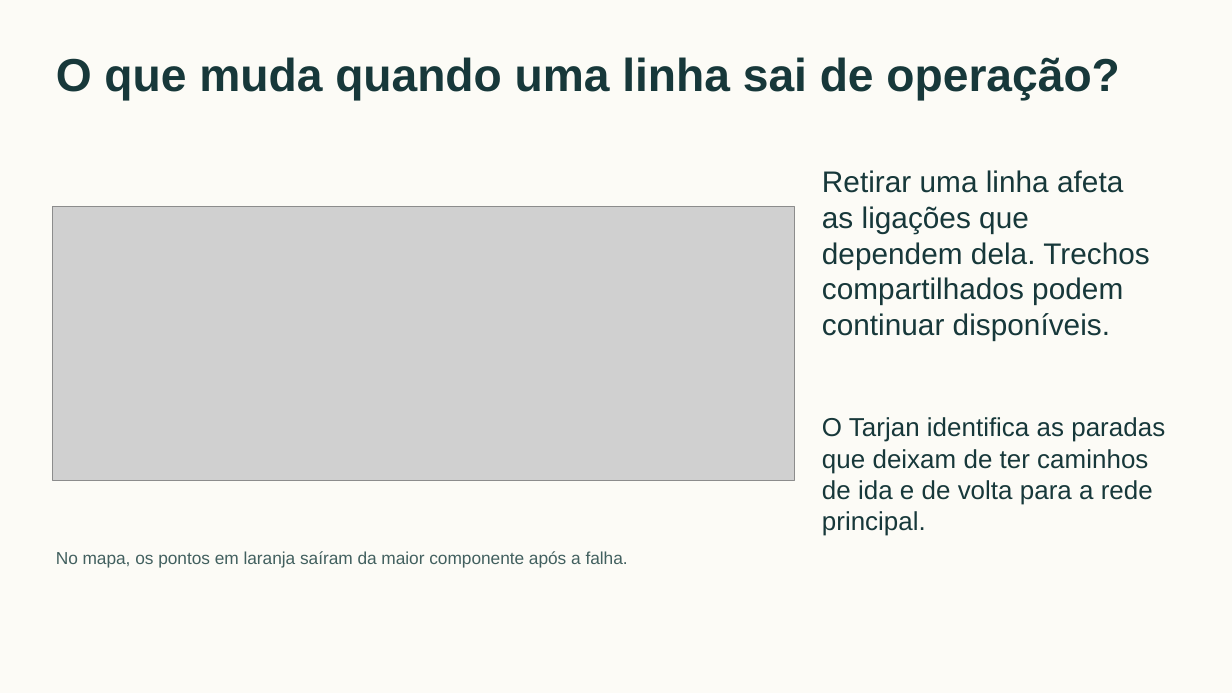
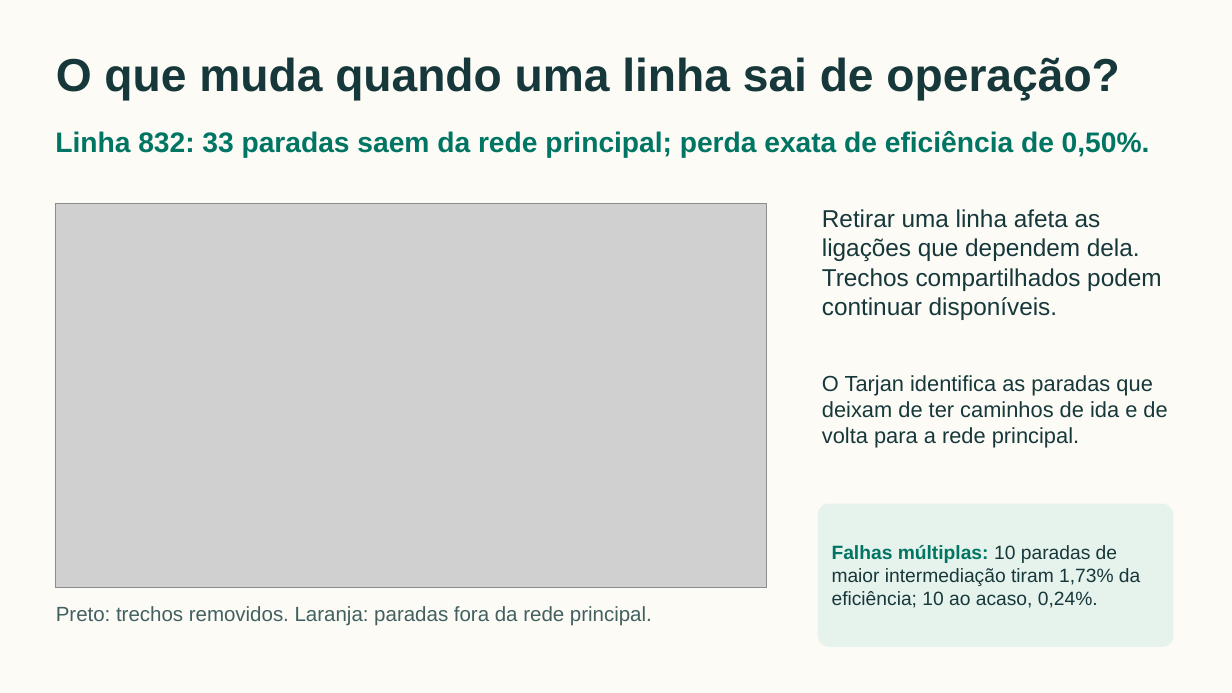
Before and after one commit to henriquegdc/grafos-transporte-bh, a slide deck: slide 9 of apresentacao/grafos-transporte-bh.pptx. Drawn at 1232x693 pixels with LibreOffice and Linux fonts; fonts in the diff are those of the drawing; grey boxes stand for pictures. Boxes give left, top, right and bottom in pixels: in the first picture for what was removed or moved away, otherwise in the second. Text is boxed around its words. In the diff, an @@ line names an element or a change of style, - is before the commit and + after.

```diff
--- a/apresentacao/grafos-transporte-bh.pptx
+++ b/apresentacao/grafos-transporte-bh.pptx
@@ text added at (x1=55, y1=131, x2=1150, y2=158), 22 pt, text #007563, bold @@
+Linha 832: 33 paradas saem da rede principal; perda exata de eficiência de 0,50%.
@@ picture resized from (x1=53, y1=207, x2=794, y2=481) to (x1=55, y1=203, x2=767, y2=588) @@
@@ text "Retirar uma linha afeta as ..." moved from (x1=822, y1=170, x2=1150, y2=341) to (x1=822, y1=209, x2=1161, y2=320) @@
@@ text "Retirar uma linha afeta as ..." at (x1=822, y1=209, x2=1161, y2=320): size 23.2 to 19 pt @@
@@ text "O Tarjan identifica as paradas ..." moved from (x1=822, y1=417, x2=1165, y2=536) to (x1=822, y1=375, x2=1167, y2=448) @@
@@ text "O Tarjan identifica as paradas ..." at (x1=822, y1=375, x2=1167, y2=448): size 20.2 to 17 pt @@
@@ rounded rectangle added at (x1=818, y1=504, x2=1174, y2=647), fill #E6F2EC @@
@@ text added at (x1=832, y1=545, x2=1140, y2=608), 15 pt, text #17383A @@
+Falhas múltiplas: 10 paradas de maior intermediação tiram 1,73% da eficiência; 10 ao acaso, 0,24%.
@@ text at (x1=56, y1=606, x2=652, y2=626): text changed; size 13.5 to 16 pt @@
-No mapa, os pontos em laranja saíram da maior componente após a falha.
+Preto: trechos removidos. Laranja: paradas fora da rede principal.
```
Also in this commit, not shown: 9 other slides changed, 2 other files.
